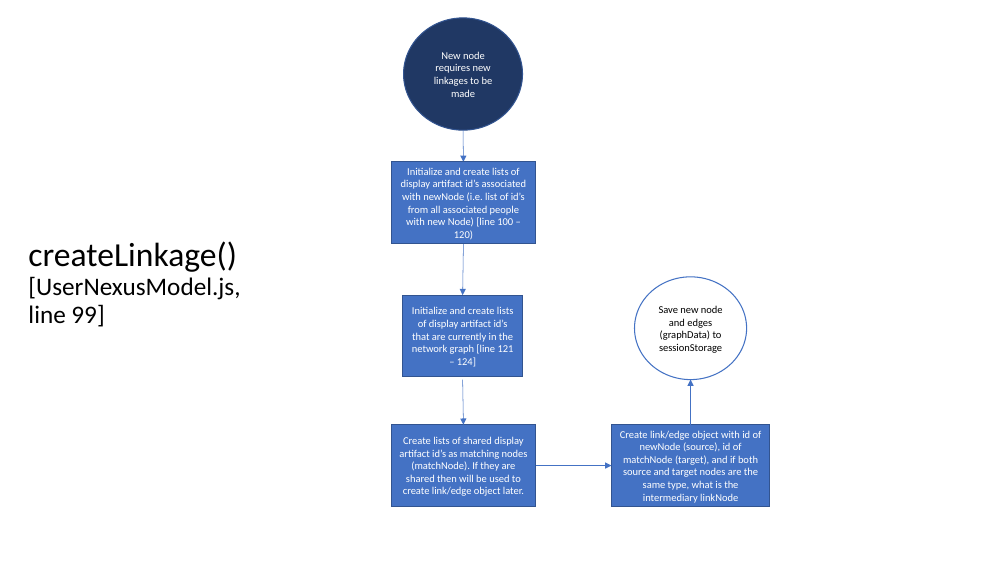
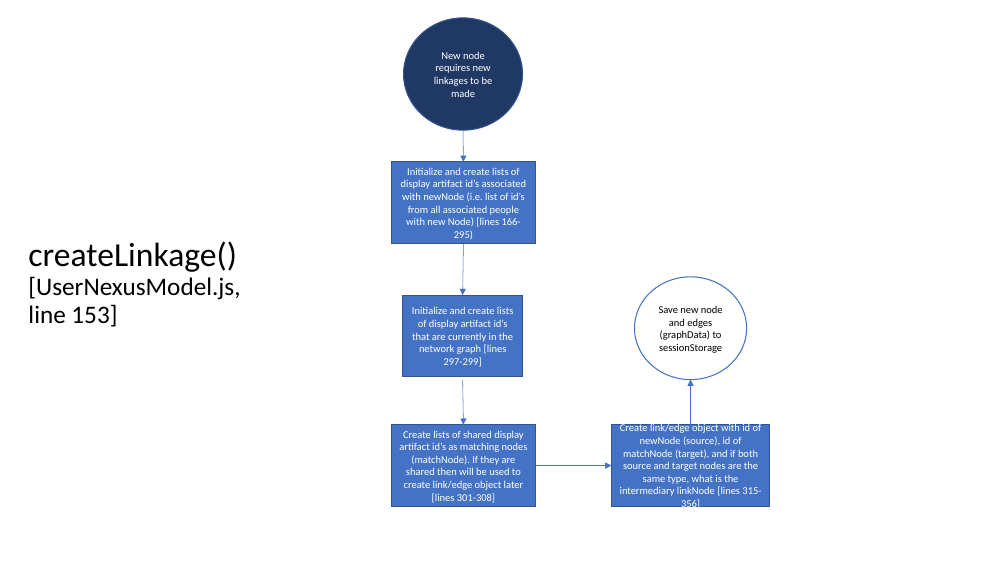
Before and after one commit to ScandinavianSection-UCLA/Nexus2, a slide deck: slide 2 of Documentation/UserNexus/How to Create Edges/UserNexusDocumentation.pptx. Drawn at 1008x567 pixels with LibreOffice and Linux fonts; fonts in the diff are those of the drawing. Boxes give left, top, right and bottom in pixels: in the first picture for what was removed or moved away, otherwise in the second. Text is boxed around its words. In the diff, an @@ line names an element or a change of style, - is before the commit and + after.

Commit message:
Updated the powerpoint for node adding
Updated the UserNexusDocumentation powerpoint to prepare for the meeting with the professor.

```diff
--- a/Documentation/UserNexus/How to Create Edges/UserNexusDocumentation.pptx
+++ b/Documentation/UserNexus/How to Create Edges/UserNexusDocumentation.pptx
@@ text in rectangle at [401, 167, 527, 239]: text changed @@
-Initialize and create lists of display artifact id’s associated with newNode (i.e. list of id’s from all associated people with new Node) [line 100 – 120)
+Initialize and create lists of display artifact id’s associated with newNode (i.e. list of id’s from all associated people with new Node) [lines 166-295)
@@ title at [28, 241, 240, 327]: text changed @@
-createLinkage()
-[UserNexusModel.js, line 99]
+createLinkage()
+[UserNexusModel.js, line 153]
@@ text in rectangle at [412, 306, 513, 367]: text changed @@
-Initialize and create lists of display artifact id’s that are currently in the network graph [line 121 – 124]
+Initialize and create lists of display artifact id’s that are currently in the network graph [lines 297-299]
@@ text in rectangle at [399, 430, 528, 503]: text changed @@
-Create lists of shared display artifact id’s as matching nodes (matchNode). If they are shared then will be used to create link/edge object later.
+Create lists of shared display artifact id’s as matching nodes (matchNode). If they are shared then will be used to create link/edge object later [lines 301-308]
@@ text in rectangle at [620, 423, 762, 511]: text changed @@
-Create link/edge object with id of newNode (source), id of matchNode (target), and if both source and target nodes are the same type, what is the intermediary linkNode
+Create link/edge object with id of newNode (source), id of matchNode (target), and if both source and target nodes are the same type, what is the intermediary linkNode [lines 315-356]
```
Also in this commit, not shown: 5 other slides changed, 2 slides added.
